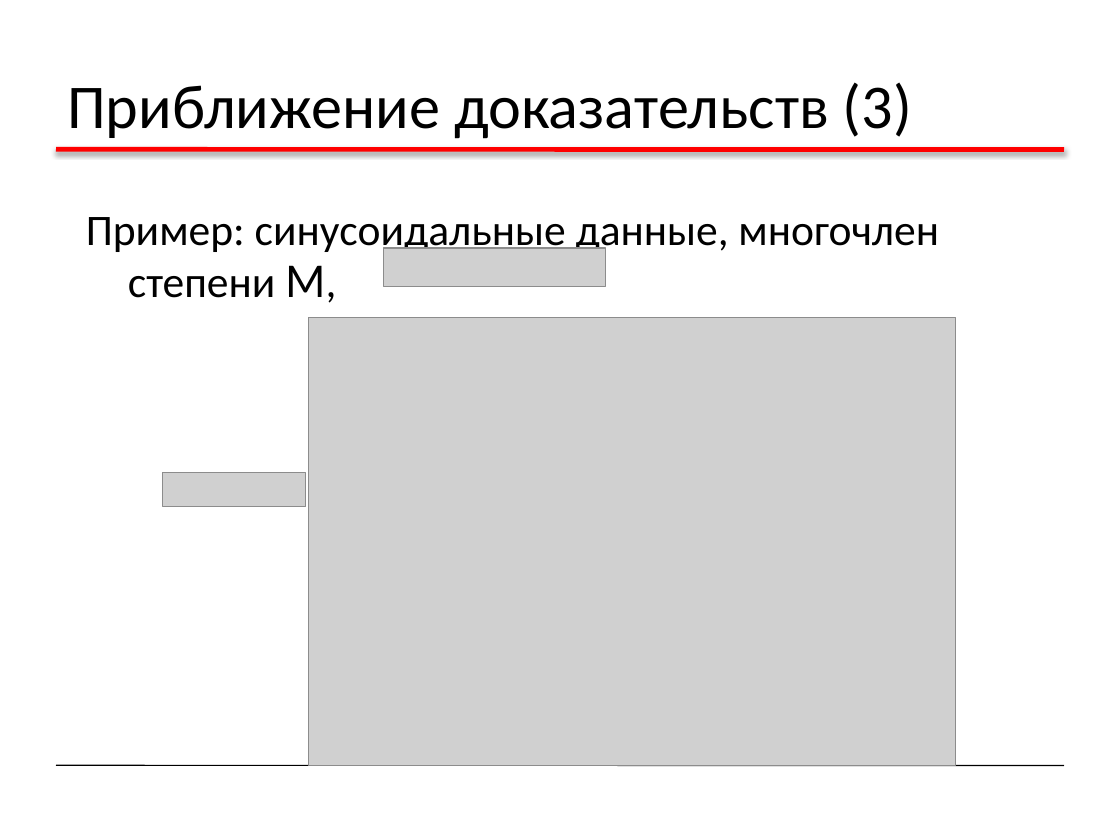
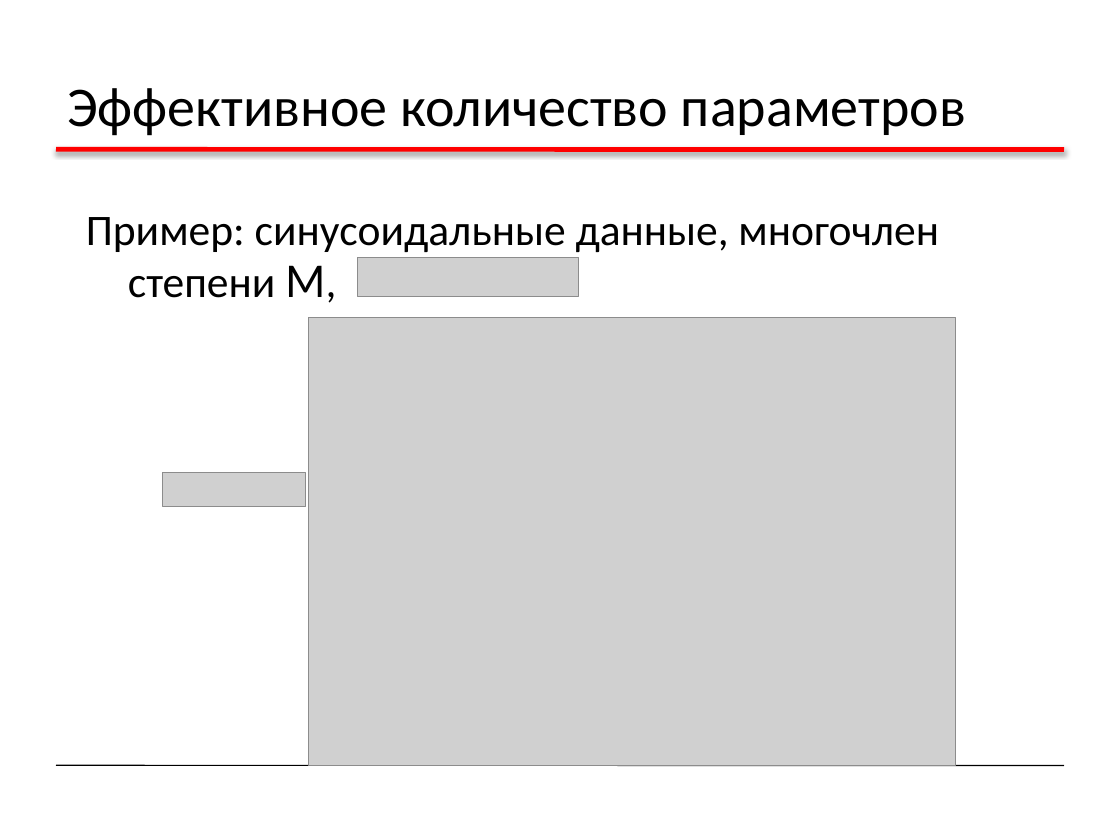
Before and after one commit to sudakov/ai-lab, a slide deck: slide 48 of ML2.pptx (slide 50 before the commit). Drawn at 1120x840 pixels with LibreOffice and Linux fonts; fonts in the diff are those of the drawing; grey boxes stand for pictures. Boxes give left, top, right and bottom in pixels: in the first picture for what was removed or moved away, otherwise in the second. Text is boxed around its words. In the diff, an @@ line names an element or a change of style, - is before the commit and + after.

```diff
--- a/ML2.pptx
+++ b/ML2.pptx
@@ title at (67, 88, 966, 136): text changed; size 40 to 36 pt @@
-Приближение доказательств (3)
+Эффективное количество параметров
@@ picture: place and size @@
-picture at (384, 248, 606, 287)
+picture at (357, 258, 579, 297)
```
Also in this commit, not shown: 11 other slides changed, 5 slides removed, 5 other files.
